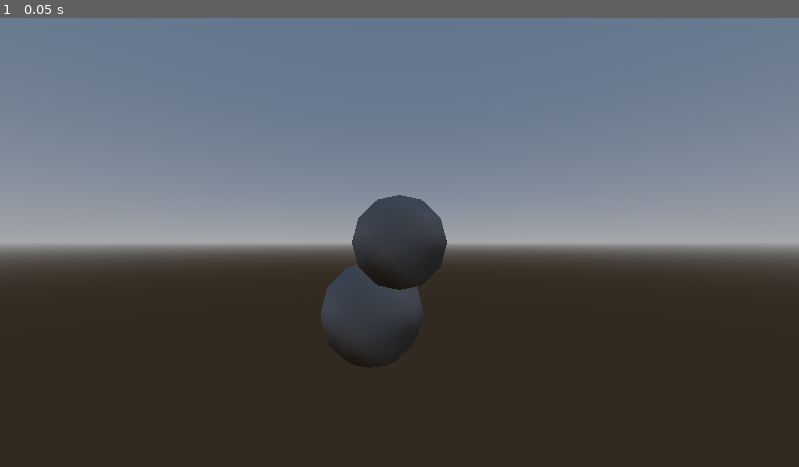
Above: before the commit, frame 1.
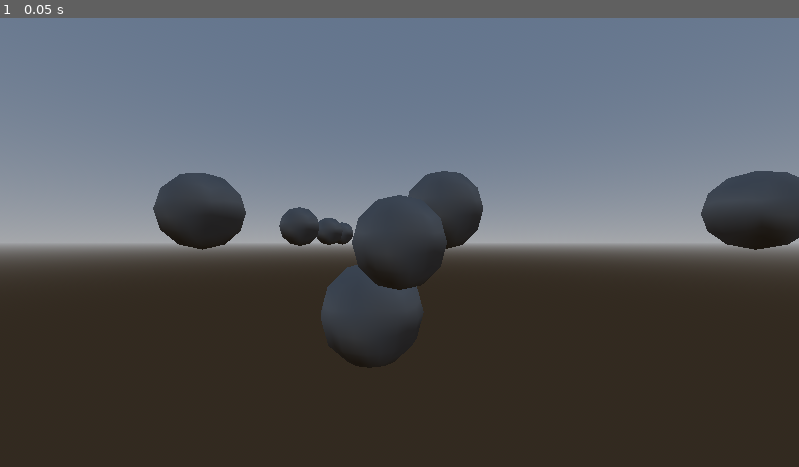
Above: after the commit, the same moment.

Repository: Kubota-Productions/SubmarineGodotConversion
Game: Godot game, scene res://Devscene.tscn
Same seed, same stepped clock (60 frames per second), same inputs: the game is played once before the commit and once after it.
Inputs:
- Up to frame 1 (0.05 s): no input

The runs differ from the first frame. In frame 1, 4.8% of the frame differs, in the area x 19-100%, y 34-52%.

Commit message:
Update Devscene.tscn

Diff:
--- a/Devscene.tscn
+++ b/Devscene.tscn
@@ -73,5 +73,45 @@
 transform = Transform3D(1, 0, 0, 0, 1, 0, 0, 0, 1, 5.79659, 4.20594, -74.4843)
 radius = 5.16001
 
+[node name="CSGSphere3D12" type="CSGSphere3D" parent="."]
+transform = Transform3D(1, 0, 0, 0, 1, 0, 0, 0, 1, 5.79659, 4.20594, -35.3349)
+radius = 5.16001
+
+[node name="CSGSphere3D13" type="CSGSphere3D" parent="."]
+transform = Transform3D(1, 0, 0, 0, 1, 0, 0, 0, 1, 46.7339, 4.20594, -35.3349)
+radius = 5.16001
+
+[node name="CSGSphere3D4" type="CSGSphere3D" parent="."]
+transform = Transform3D(1, 0, 0, 0, 1, 0, 0, 0, 1, -26.3755, 4.20594, -74.4843)
+radius = 5.16001
+
+[node name="CSGSphere3D5" type="CSGSphere3D" parent="."]
+transform = Transform3D(1, 0, 0, 0, 1, 0, 0, 0, 1, -26.3755, 4.20594, -36.1169)
+radius = 5.16001
+
+[node name="CSGSphere3D8" type="CSGSphere3D" parent="."]
+transform = Transform3D(1, 0, 0, 0, 1, 0, 0, 0, 1, -60.5373, 4.20594, 14.2144)
+radius = 5.16001
+
+[node name="CSGSphere3D9" type="CSGSphere3D" parent="."]
+transform = Transform3D(1, 0, 0, 0, 1, 0, 0, 0, 1, 48.7241, 4.20594, 14.2144)
+radius = 5.16001
+
+[node name="CSGSphere3D10" type="CSGSphere3D" parent="."]
+transform = Transform3D(1, 0, 0, 0, 1, 0, 0, 0, 1, 48.7241, 4.20594, 90.5965)
+radius = 5.16001
+
+[node name="CSGSphere3D11" type="CSGSphere3D" parent="."]
+transform = Transform3D(1, 0, 0, 0, 1, 0, 0, 0, 1, -0.283508, 4.20594, 90.5965)
+radius = 5.16001
+
+[node name="CSGSphere3D6" type="CSGSphere3D" parent="."]
+transform = Transform3D(1, 0, 0, 0, 1, 0, 0, 0, 1, -26.3755, 4.20594, -106.26)
+radius = 5.16001
+
+[node name="CSGSphere3D7" type="CSGSphere3D" parent="."]
+transform = Transform3D(1, 0, 0, 0, 1, 0, 0, 0, 1, -26.3755, 4.20594, -131.809)
+radius = 5.16001
+
 [node name="GameManager" type="Node3D" parent="."]
 script = ExtResource("2_0mg8o")
